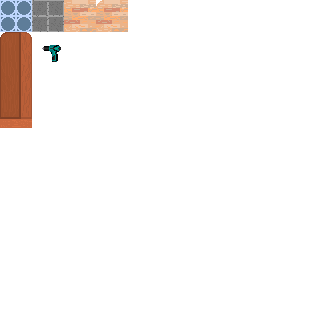
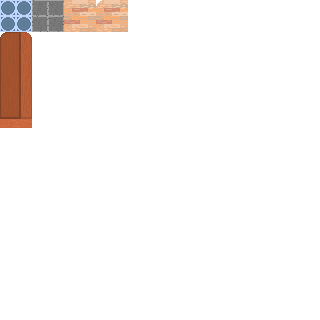
The second 320 × 320 image is a revision of the first. Changes to its layers:
pixels changed over [42, 45, 61, 62] (layer not identified)
